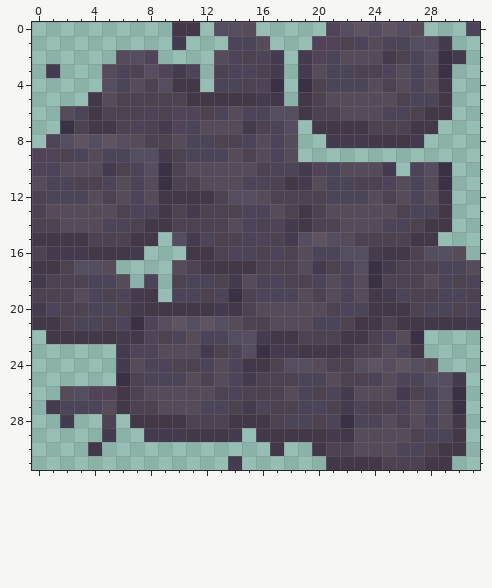
One commit to this pixel-art sprite: assets/_data/images/hard_terrain.png. The picture above is the old version.
The file is 32x32 pixels. Colours within 5 levels of each other are drawn and written as one.
After:
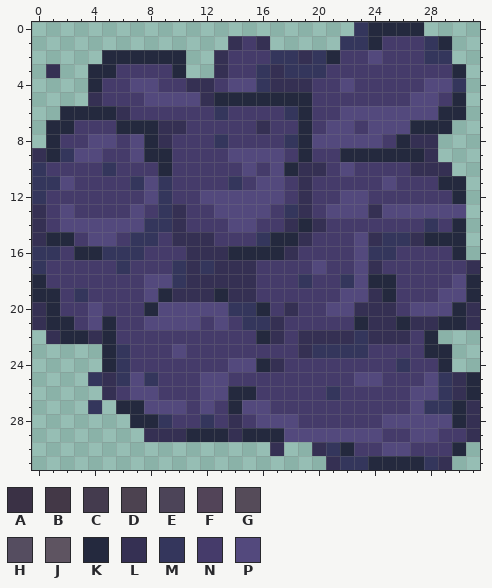
Palette (. is transparent): A #3a3145  B #433847  C #443b4e  D #4c4250  E #4c4458  F #524458  G #554b59  H #554d60  J #5e5461  K #24293e  L #353053  M #34365c  N #453b6a  P #53497d
The edit:
Changed rows in their new state; - is an unchanged pixel.
first column x 0:
 0 ----------..-...-----..MKKKK---.
 1 ----------.---LNL---..MMKNNNMK--
 2 -----KKKKKK--LNNNMMLMKNNPNNNMM.-
 3 -L--KKNNNNK.-LNNMLMMMNNNNNNNNNK-
 4 ----KNNPPNNLLNPPMLLLNNPNNNNNPPM-
 5 ----LNNNPPPPLKKKKKKKNNNNNNNPPNK-
 6 --KKKKLNNNNNNMNNNNMKNNPPPPPPPKK-
 7 -KKNNNKKKLLNNNNNLNNKNPPNPPPKKK--
 8 -KNNPPNPKLNNNMNNNNMKPPPPPNKLL---
 9 LKMPPNNPKKNNNNPPPPNKNNKKKKKKL---
10 MNNNNMNNNKNNNNNPNPKLLNPNNNNLLL--
11 MMPNNNNMPMNNNNMNPPNLNNNNNPNNNKK-
12 MNNNNNNNPMNNPPPPPPNLNNPPNNNNNNK-
13 LNPNNNNPNMLNNPPPPNMLNPPPLPPPPPP-
14 LNPPPPPPMMLNNNPPNNLKLNNNNNNNMNK-
15 LKKNPPNMMNLLLNNNMKKLNNNPLMMLKKK-
16 MMNKKMMMNNNLLLKKKKLNNNNPMMNNNNK-
17 MNNNNNMNNNMLMLLLNNNNPNNPLNNNNNNL
18 KNNNNNNNPPMLLLLLNNNMNNMPKKNNNNPK
19 KKNMNNNNPKLLLKLLNNNNNNPPLKNNNPPK
20 LKNNPNNNKPPPPPMMKNLNNPPLLLNPPPKL
21 LKKNPKNNPPPPNPNMMLNNNNNKLLKLLKKL
22 -LKKLKNNNNNNNNNNKLNLLLLMLLLNK---
23 -----KMNNNPNNNNNNNNLMMMMNNNNKK--
24 -----KMNNNNNNNPPKLNNNNNNNNMNNK--
25 ----MLMPMNNNPPNNNNNNNNNPPNNNPMLK
26 --...LNPPNNNPPKKNNNNNMNNNNNPPMLK
27 -...M.KKPPPNPNKPPNNNNNNNNNNPMMKL
28 --.--.-KKMNNMNLNPPPNNNNNNPPPPPKL
29 -----.--LLLKKKLKKKPPPPPPPNNPPNNL
30 ----.------------L--LMKNNPPNNNK-
31 --------------.------LMMKKKKML--
Where, in picture pixels (left, top, right, bottom), the same in both pictures:
changed: (32, 22, 480, 470)
